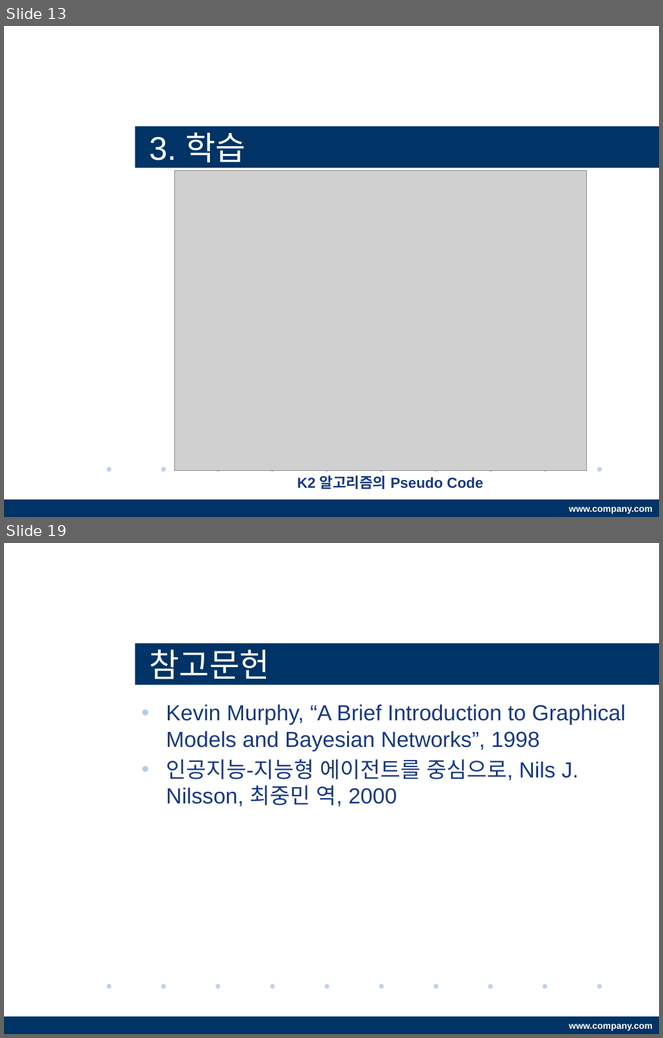
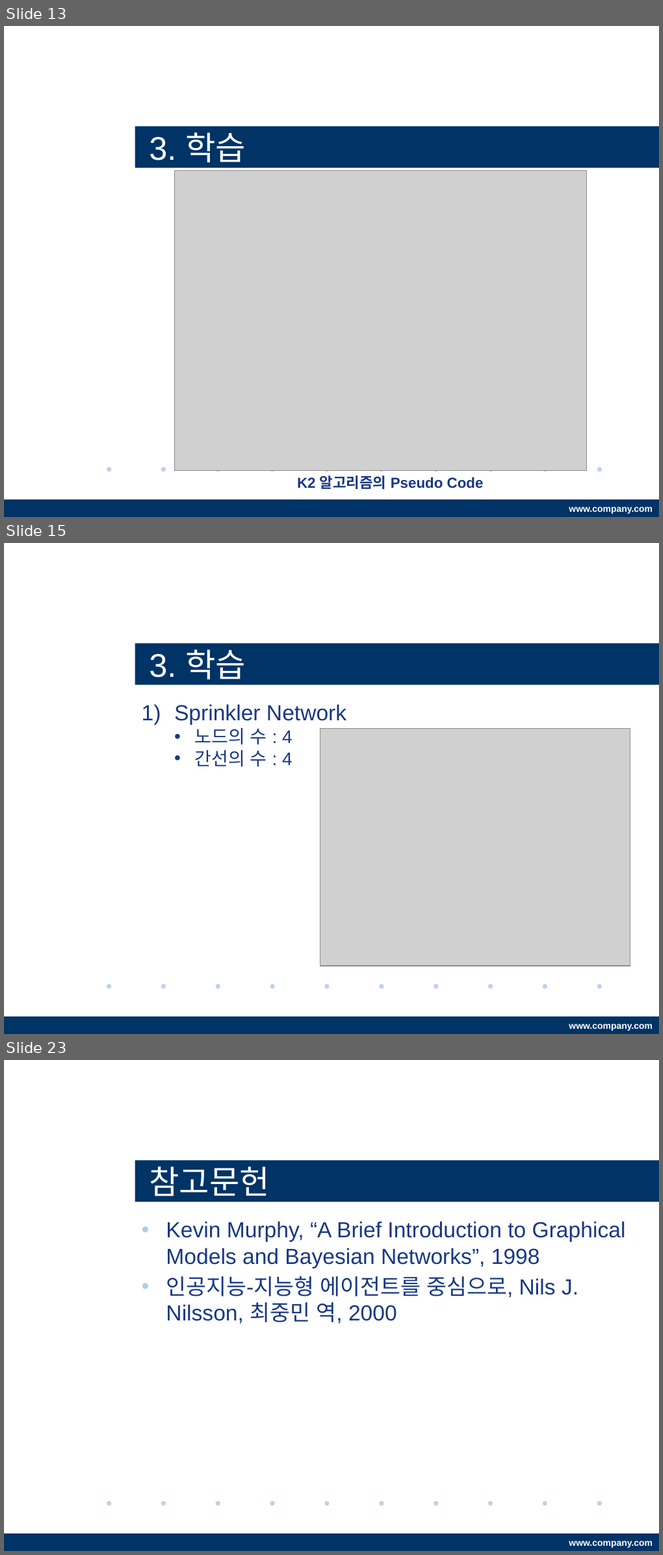
Before and after one commit to LEECHHE/capstone, a slide deck: papers/BayesianNetwork160306.pptx. Shown one above the other, each under a label of ours: slides 13 and 19 before the commit, slides 13, 15 and 23 after it; the slides between them are not shown. The pictures are 663x1038 and 663x1555 pixels, drawn with LibreOffice and Linux fonts; fonts in the diff are those of the drawing; grey boxes stand for pictures; background and template pictures are left out. Boxes give left, top, right and bottom in pixels: in the first picture for what was removed or moved away, otherwise in the second. Text is boxed around its words. In the diff, an @@ line names an element or a change of style, - is before the commit and + after.

Commit message:
- Add dataset for "Sprinkler" and "Alarm" network. - Add the result of learning networks to PPT

```diff
--- a/papers/BayesianNetwork160306.pptx
+++ b/papers/BayesianNetwork160306.pptx
@@ slide 15 added at (4, 543, 659, 1034), background #FFFFFF; not listed: 12 template elements that a slide beside it also shows @@
@@ title added at (135, 643, 659, 685), fill #003366, 36 pt, text #FFFFFF @@
+3. 학습
@@ text added at (174, 704, 347, 767), 24 pt, text #183883 @@
+1) Sprinkler Network
+  • 노드의 수 : 4
+  • 간선의 수 : 4
@@ picture added at (320, 728, 630, 965) @@
@@ what was slide 19 is now slide 23 @@
```
Also in this commit, not shown: 2 slides changed, 6 other slides added, 3 slides removed, 9 other files.
